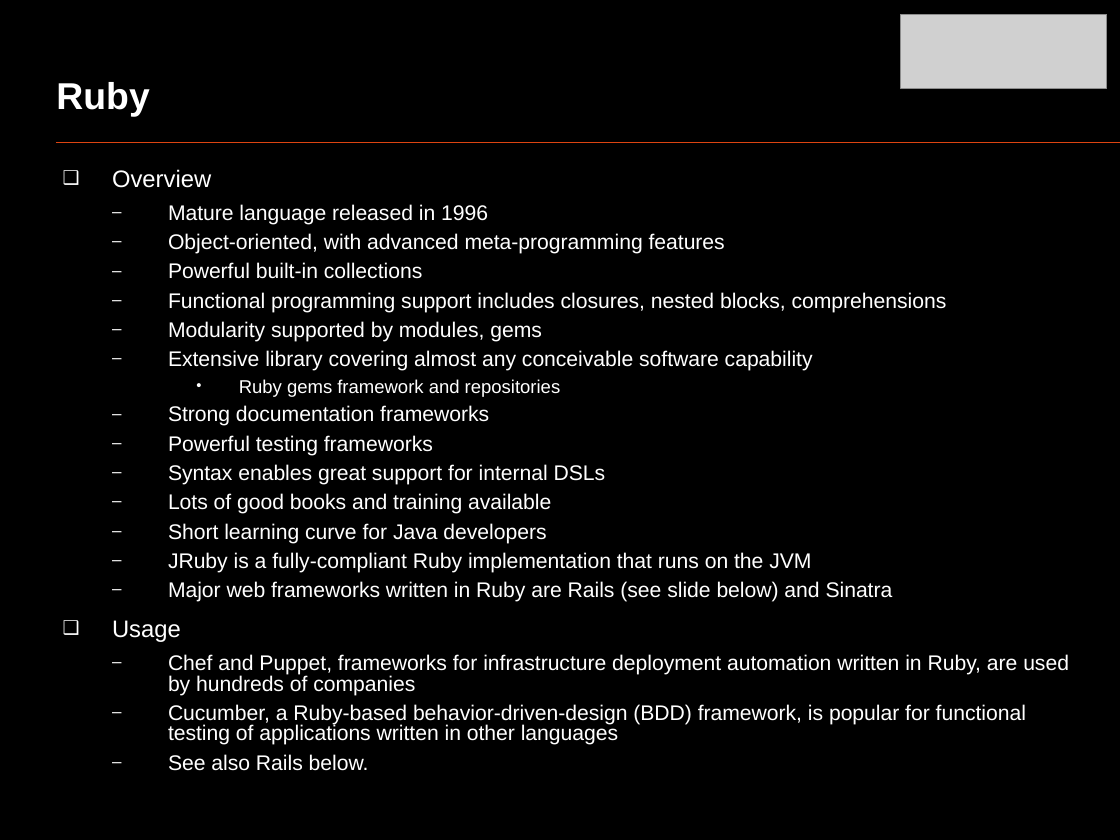
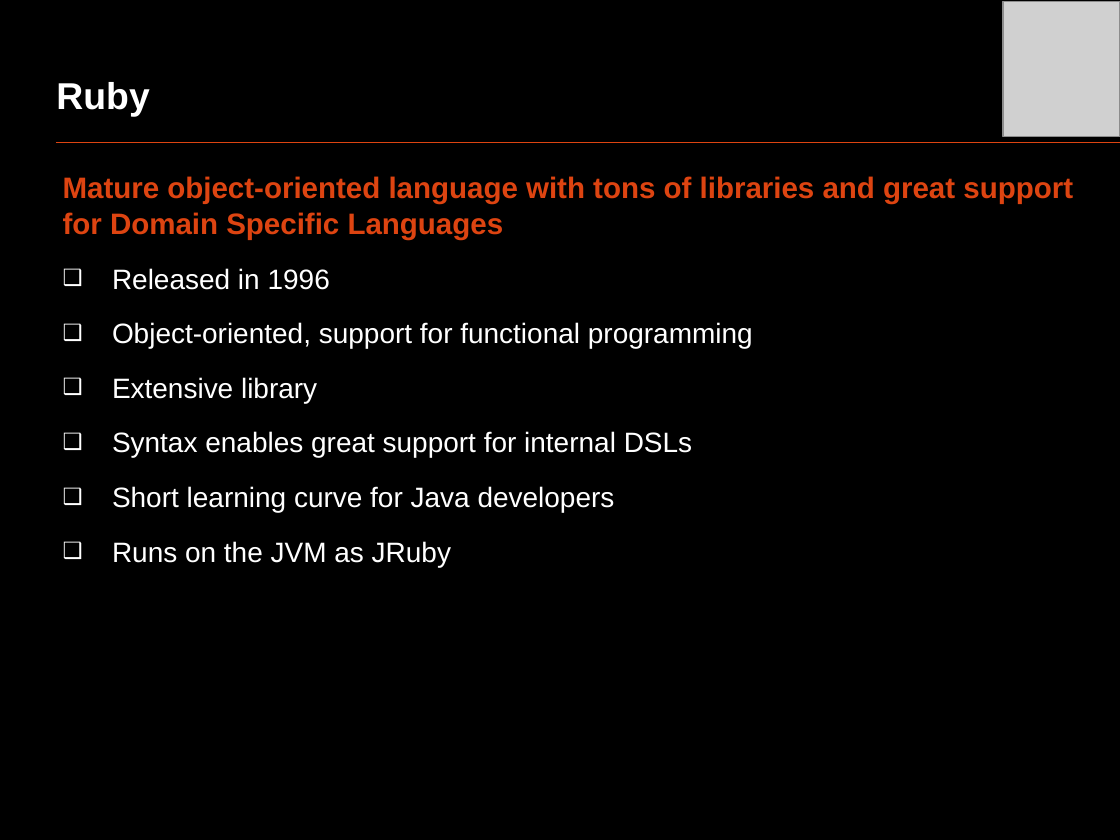
Before and after one commit to oscarrenalias/openslava-2013, a slide deck: slide 7 of Dynamic languages/OpenSlava 2013 - Dynamic languages.pptx. Drawn at 1120x840 pixels with LibreOffice and Linux fonts; fonts in the diff are those of the drawing; grey boxes stand for pictures. Boxes give left, top, right and bottom in pixels: in the first picture for what was removed or moved away, otherwise in the second. Text is boxed around its words. In the diff, an @@ line names an element or a change of style, - is before the commit and + after.

```diff
--- a/Dynamic languages/OpenSlava 2013 - Dynamic languages.pptx
+++ b/Dynamic languages/OpenSlava 2013 - Dynamic languages.pptx
@@ picture removed at box(900, 15, 1107, 88) @@
@@ picture added at box(1002, 1, 1120, 137) @@
@@ text at box(63, 176, 1073, 403): text changed; size 13.6 to 19 pt; text colour #FFFFFF to #DD4411; bold on @@
-  ❑ Overview
-    – Mature language released in 1996
-    – Object-oriented, with advanced meta-programming features
-    – Powerful built-in collections
-    – Functional programming support includes closures, nested blocks, comprehensions
-    – Modularity supported by modules, gems
-    – Extensive library covering almost any conceivable software capability
-      • Ruby gems framework and repositories
-    – Strong documentation frameworks
-    – Powerful testing frameworks
+  Mature object-oriented language with tons of libraries and great support for Domain Specific Languages
+  ❑ Released in 1996
+  ❑ Object-oriented, support for functional programming
+  ❑ Extensive library
@@ text at box(112, 431, 692, 512): size 13.6 to 18 pt in "Syntax enables great support for internal DSLs", "Short learning curve for Java developers"; bullet – to ❑; list level 3 to 2 in "Syntax enables great support for ..."; line spacing 0.8 to 1; list level 3 to 2 in "Short learning curve for Java ..." @@
@@ text at box(168, 493, 551, 514): paragraph removed @@
-    – Lots of good books and training available
@@ text at box(112, 541, 451, 567): text changed; size 13.6 to 18 pt @@
-    – JRuby is a fully-compliant Ruby implementation that runs on the JVM
-    – Major web frameworks written in Ruby are Rails (see slide below) and Sinatra
-  ❑ Usage
-    – Chef and Puppet, frameworks for infrastructure deployment automation written in Ruby, are used by hundreds of companies
-    – Cucumber, a Ruby-based behavior-driven-design (BDD) framework, is popular for functional testing of applications written in other languages
-    – See also Rails below.
+  ❑ Runs on the JVM as JRuby
```
Also in this commit, not shown: 11 other slides changed, 9 slides added.
